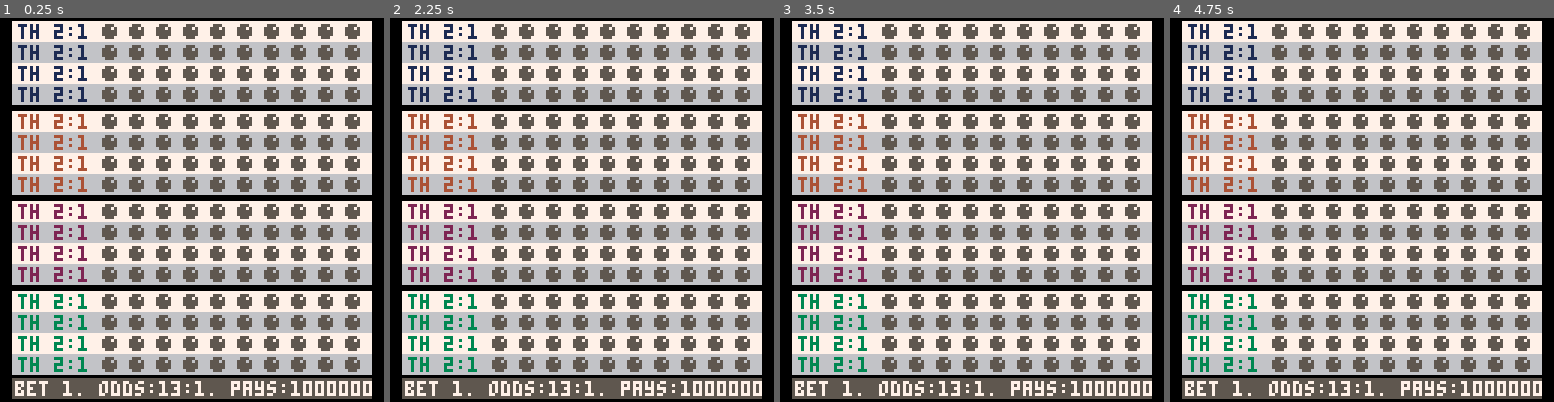
Above: before the commit, frames 1-4 (left to right).
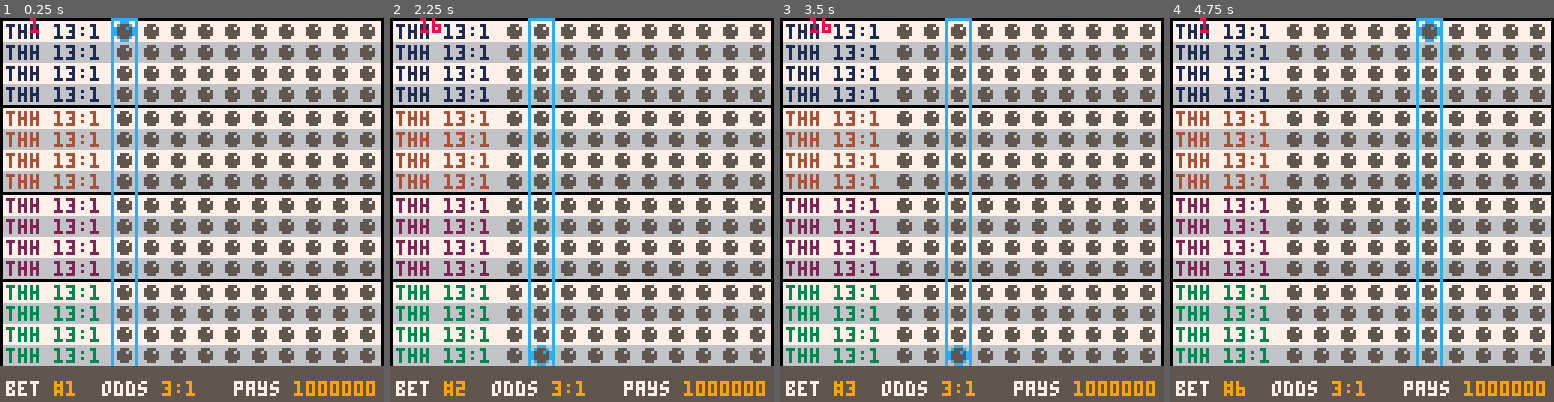
Above: after the commit, the same moments.

Repository: suspicious-smoke/club-bets-pico8
Game: PICO-8 cartridge club-bets.p8
Two runs of this game, one before a commit and one after it. Both use one fixed random seed, a clock stepped at 60 frames per second and the inputs below.
Inputs:
- Up to frame 1 (0.25 s): no input
- Up to frame 2 (2.25 s): tap X (X key) at 0.33, 1.07, 1.85 s; tap O (Z key) at 0.7, 1.7, 2.1 s; hold Right 1.6-2.1 s; hold Up from 2.15 s (still down)
- Up to frame 3 (3.5 s): release Up at 2.42 s; hold Right 2.47-3.03 s; tap O (Z key) at 2.5, 2.9, 3.3 s; tap X (X key) at 2.97 s; hold Left from 3.08 s (still down)
- Up to frame 4 (4.75 s): release Left at 3.58 s; hold Down 3.63-3.97 s; tap O (Z key) at 3.7, 4.1, 4.5 s; hold Right 4.02-4.68 s; tap X (X key) at 4.08 s; hold Up from 4.73 s (still down)

The runs differ from the first frame. In frame 1, 65% of the frame differs, in the area x 0-100%, y 0-100%; in frame 2, 65%; in frame 3, 65%; in frame 4, 65%.

Commit message:
wide bg rows

Diff:
--- a/club-bets.p8
+++ b/club-bets.p8
@@ -14,9 +14,25 @@
 	obs={
 		{"hairpine",1,2},
 	}
+
 	racers={
-		--{name,strength,{categories}}
-		{"slime",}
+		--{name,abreiv,strength,{categories}}
+		{"slime","slm"},
+		{"knight","knt"},
+		{"dark knight","dkt"},
+		{"dragon","dgn"},
+		{"pegasus","pgs"},
+		{"demon","dmn"},
+		{"imp","imp"},
+		{"wizard","wzd"},
+		{"goblin","gbn"},
+		{"thief","thf"},
+		{"hero","hro"},
+		{"ghost","ght"},
+		{"quibble","qbl"},
+		{"chao","cho"},
+		{"behold","bhd"},
+		{"king","kng"},
 	}
 
 	plyr_base={11,13,9,10}
@@ -31,6 +47,7 @@
 	odds=calculate_odds(plyr_base)
 	_upd=blank
 	_drw=blank
+	init_quickbetpage()
 end
 
 function blank() end
@@ -48,22 +65,7 @@
 --		print(odds[i].."%",10,8*i)
 --		print(get_display_odds(odds[i])..":1",30,8*i)
 --	end
-bet_sel=1
-	dashes="-------------------------------"
-	local gc={1,4,2,3}
-	grd_off=3
-	for i=1,4 do
-		for j=1,4 do
-			rrectfill(4,j*7+(i-1)*30-9+grd_off,120,7,0,6+j%2)
-			print("th 2:1",6,j*7+(i-1)*30-8+grd_off,gc[i])
-			for k=1,10 do
-			print("●",24+k*9,j*7+(i-1)*30-8+grd_off,5)
-		end
-		end
-	end
-	--info area
-	rrectfill(4,120,120,7,0,5)
-	print("bet "..bet_sel..". odds:13:1"..". pays:1000000",5,121,7)
+
 	_drw()
 
 	--debug
@@ -74,7 +76,57 @@
 	end
 end
 -->8
---odds
+--quick bet page
+
+function init_quickbetpage()
+	bet_sel=1
+	player_sel=1
+
+	_upd=update_quickbetpage
+	_drw=draw_quickbetpage
+end
+
+function update_quickbetpage()
+	if btnp(➡️) then
+		bet_sel=(bet_sel%10)+1
+	elseif btnp(⬅️) then
+		bet_sel=(bet_sel-2)%10+1
+	elseif btnp(⬆️) then
+		player_sel=(player_sel-2)%16+1
+	elseif btnp(⬇️) then
+		player_sel=(player_sel%16)+1
+	elseif btnp(🅾️) then
+	elseif btnp(❎) then
+	end
+end
+
+function draw_quickbetpage()
+	local gc={1,4,2,3}
+	-- color change to 6 \f6
+	for i=1,4 do
+		for j=1,4 do
+			--background rows
+			rrectfill(1,j*7+(i-1)*29-6,126,7,0,6+j%2)
+			print("thh 13:1",2,j*7+(i-1)*29-5,gc[i])
+			for k=1,10 do
+				if bet_sel==k and player_sel==(i-1)*4+j then
+					print("\f7\^oc5a●",29+k*9,j*7+(i-1)*29-5)
+				end
+				print("●",29+k*9,j*7+(i-1)*29-5,5)
+			end
+		end
+	end
+	--bet selector
+	rrect(28+bet_sel*9,0,9,117,0,12)
+	--info area
+	rrectfill(0,116,128,12,0,5)
+	print("bet \f9#"..bet_sel,2,121,7)
+	print("odds \f93:1",34,121,7)
+	print("pays \f91000000",78,121,7)
+	debug[1]=player_sel
+end
+-->8
+--calculations
 function calculate_odds(plyr_base)
 	--loop through the players
 	local _odds={0,0,0,0}
@@ -192,22 +244,22 @@
 00cccc00001ddd1008225280008252e000f6555f000555500ecccccccccc100013445431014441100f0110f00f1411f0005055050056466000d0dd0d00d14110
 001dd1000c000c000e2222e00e222200000066000000660000ecccccccc10000014441101311131000055000000550000000660000005500000011000000dd00
 00c0c000000000000080080000800e000005050000005050000eccccc10000000131310001000100005050000005050000060060000060600001001000001010
-00000000000000000000000000000000000000000000000000000000000000000000000000000000000000000000000000000000000000000000000000000000
-00000000000000000000000000000000000000000000000000000000000000000000000000000000000000000000000000000000000000000000000000000000
-00000000000000000000000000000000000000000000000000000000000000000000000000000000000000000000000000000000000000000000000000000000
-00000000000000000000000000000000000000000000000000000000000000000000000000000000000000000000000000000000000000000000000000000000
-00000000000000000000000000000000000000000000000000000000000000000000000000000000000000000000000000000000000000000000000000000000
-00000000000000000000000000000000000000000000000000000000000000000000000000000000000000000000000000000000000000000000000000000000
-00000000000000000000000000000000000000000000000000000000000000000000000000000000000000000000000000000000000000000000000000000000
-00000000000000000000000000000000000000000000000000000000000000000000000000000000000000000000000000000000000000000000000000000000
-00000000000000000000000000000000000000000000000000000000000000000000000000000000000000000000000000000000000000000000000000000000
-00000000000000000000000000000000000000000000000000000000000000000000000000000000000000000000000000000000000000000000000000000000
-00000000000000000000000000000000000000000000000000000000000000000000000000000000000000000000000000000000000000000000000000000000
-00000000000000000000000000000000000000000000000000000000000000000000000000000000000000000000000000000000000000000000000000000000
-00000000000000000000000000000000000000000000000000000000000000000000000000000000000000000000000000000000000000000000000000000000
-00000000000000000000000000000000000000000000000000000000000000000000000000000000000000000000000000000000000000000000000000000000
-00000000000000000000000000000000000000000000000000000000000000000000000000000000000000000000000000000000000000000000000000000000
-00000000000000000000000000000000000000000000000000000000000000000000000000000000000000000000000000000000000000000000000000000000
+0000a000000b3300000ddd5000000000000000000000000000000000000000000000000000000000000000000000000000000000000000000000000000000000
+000c000000b388300056460000000000000000000000000000000000005000500000000000000000000000330002002000074000000000000000000000000000
+00ccc0000b33823000d666000000000000000000000000000000026222050500000465465d0000d0022006446020020000704000000000000000000000000000
+ecc1c0000b3333000001511600000000000000000000000000006226662505000069499495d00d00222206446020020000074000000000000000000000000000
+8ccc400000b33005000511600000000000000000000000000002262222dddd000564444445666600222202662044440000004000000000000000000000000000
+089c90000b0305500006600000c0000000000000000000000002226666d5d5005569499495656500022244222445450004064040000000000000000000000000
+00cc0000b0050000000dd0000c2c222200000000000000000002222222dddd005554444445666600000044000504400000444400000000000000000000000000
+0c00c000b000500000dd0000c02dddd2000000000000000000005050505000000d0d0d0d0d0d00000005005050500500acccccca000000000000000000000000
+00000000000000000000000000022220000000000000000000000000000000000000000000000000000000000000000000000000000000000000000000000000
+0000000000000000000000000002f4f0000000000000000000000000000000000000000000000000000000000000000000000000000000000000000000000000
+0000000000000000000000000004fff00000000000000000000000000000000000000454540d0000000008188800000000000000000000000000000000000000
+00000000000000000000000000002d0000000000000000000000000000022000000454545400d000000088881880000000000000000000000000000000000000
+000000000000000000000000000dd2d00000000000000000000000000ee2d2000005545454002500000881188811000000000000000000000000000000000000
+00000000000000000000000000f0550f000000000000000000e22e000ee222002112112112112200000181181871100000000000000000000000000000000000
+0000000000000000000000000005555000000000000000000ee22ee22ee000000112112112110000000888888871700000000000000000000000000000000000
+0000000000000000000000000005005000000000000000002ee00ee22e0000000505050505050000000050505050000000000000000000000000000000000000
 00000000000000000000000000000000000000000000000000000000000000000000000000000000000000000000000000000000000000000000000000000000
 00000000000000000000000000000000000000000000000000000000000000000000000000000000000000000000000000000000000000000000000000000000
 00000000000000000000000000000000000000000000000000000000000000000000000000000000000000000000000000000000000000000000000000000000
